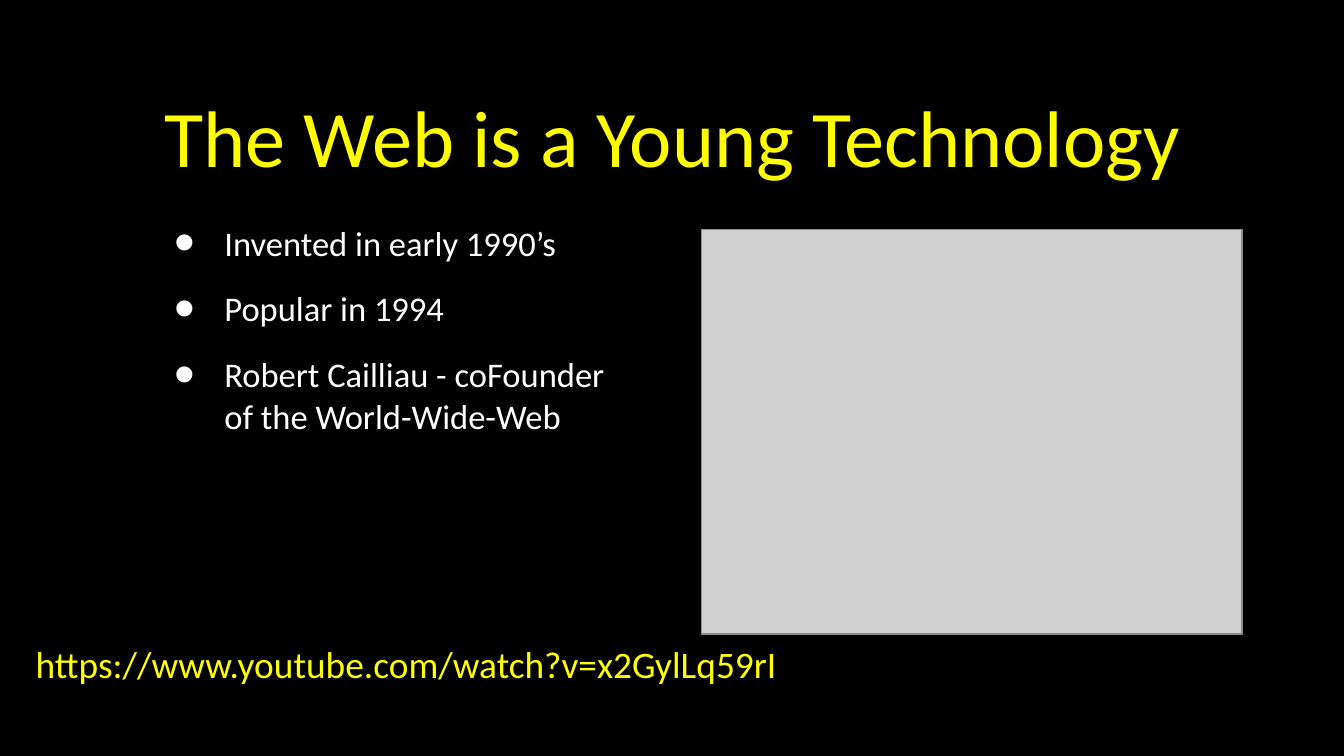
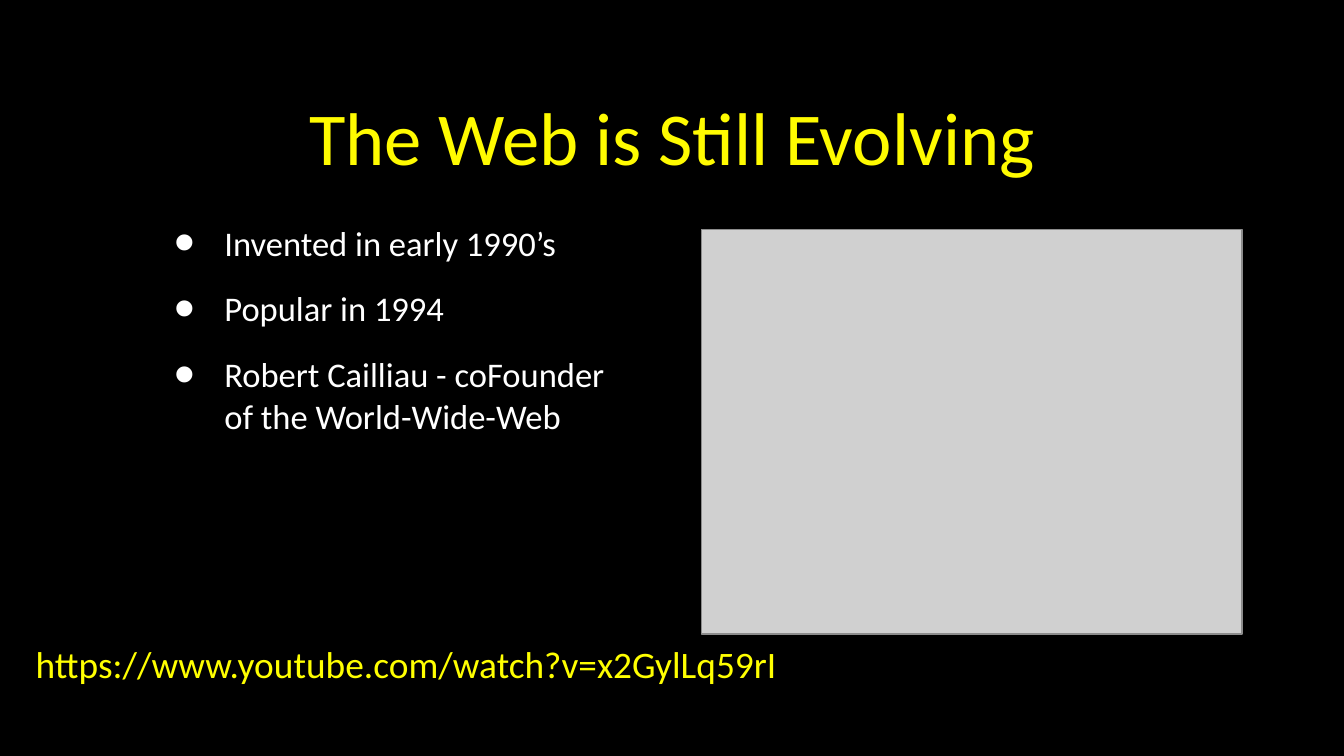
Before and after one commit to csev/wa4e, a slide deck: slide 4 of lectures/Web-02-HTML.ppt. Drawn at 1344x756 pixels with LibreOffice and Linux fonts; fonts in the diff are those of the drawing; grey boxes stand for pictures. Boxes give left, top, right and bottom in pixels: in the first picture for what was removed or moved away, otherwise in the second. Text is boxed around its words. In the diff, an @@ line names an element or a change of style, - is before the commit and + after.

```diff
--- a/lectures/Web-02-HTML.ppt
+++ b/lectures/Web-02-HTML.ppt
@@ title at (309,113,1034,178): text changed; size 43 to 40 pt @@
-The Web is a Young Technology
+The Web is Still Evolving
```
Also in this commit, not shown: 1 other slide changed, 1 other file.
